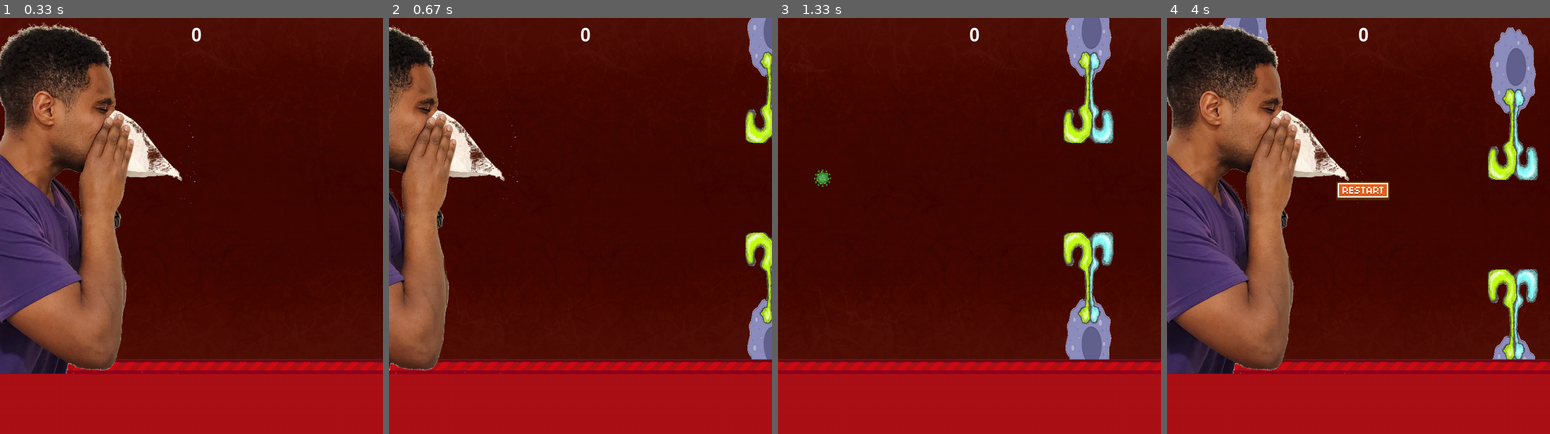
Above: before the commit, frames 1-4 (left to right).
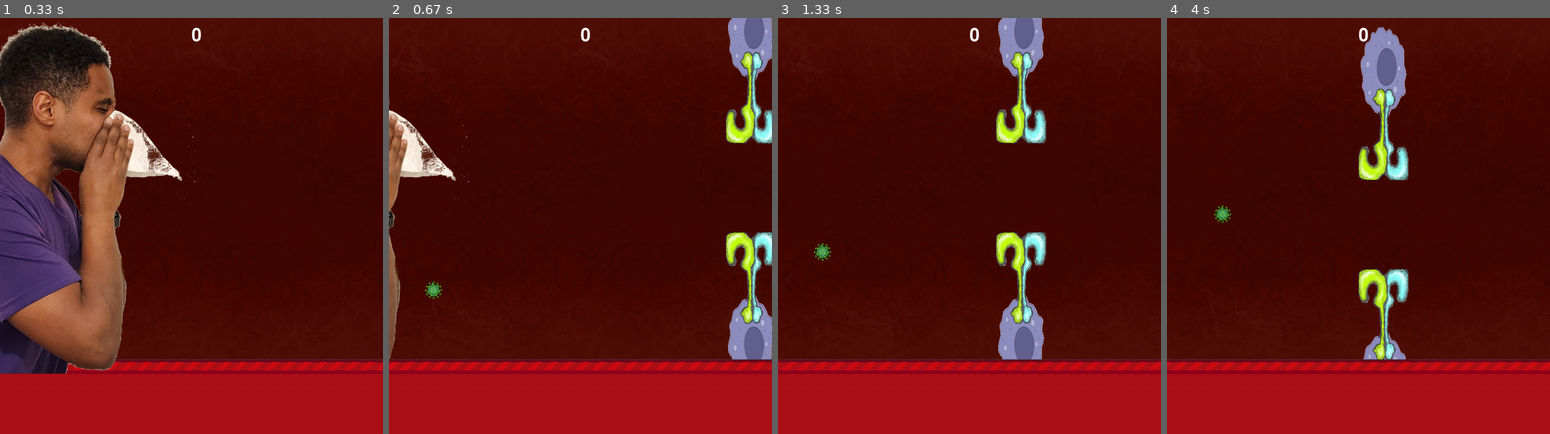
Above: after the commit, the same moments.

Repository: MikiasHWT/Python-pygame
Game: pygame game, started from TLR_Evade.py
The game is run twice, just before and just after one commit, with the same random seed, the same clock (stepped at 60 frames per second) and the same inputs.
Inputs (mouse positions are in pixels of both pictures, inside the frame that each line leads up to):
- Up to frame 1 (0.33 s): no input
- Up to frame 2 (0.67 s): click (580, 226) at 0.38 s
- Up to frame 3 (1.33 s): tap Space at 0.67, 1 s
- Up to frame 4 (4 s): tap Space at 1.33, 2.5, 2.9, 3.2, 3.4, 3.73 s; click (1362, 192) at 2.22 s

Frame 1 is identical in both runs. In frame 2, 18% of the frame differs, in the area x 0-100%, y 0-86%; in frame 3, 11%; in frame 4, 37%.

Commit message:
fps increase

Diff:
--- a/TLR_Evade.py
+++ b/TLR_Evade.py
@@ -15,7 +15,7 @@
 
 # Frame rate and screen setup
 clock = pygame.time.Clock()
-fps = 60
+fps = 100
 screen_width = 864
 screen_height = 936
 screen = pygame.display.set_mode((screen_width, screen_height))
